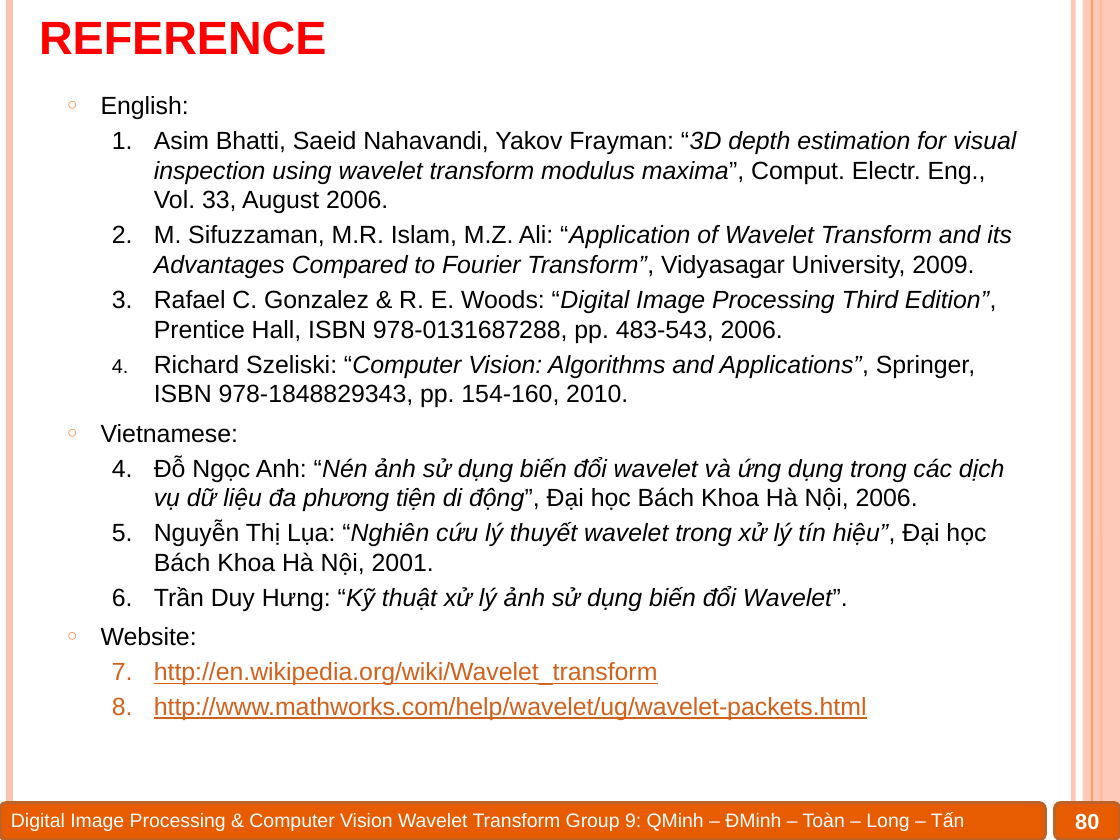
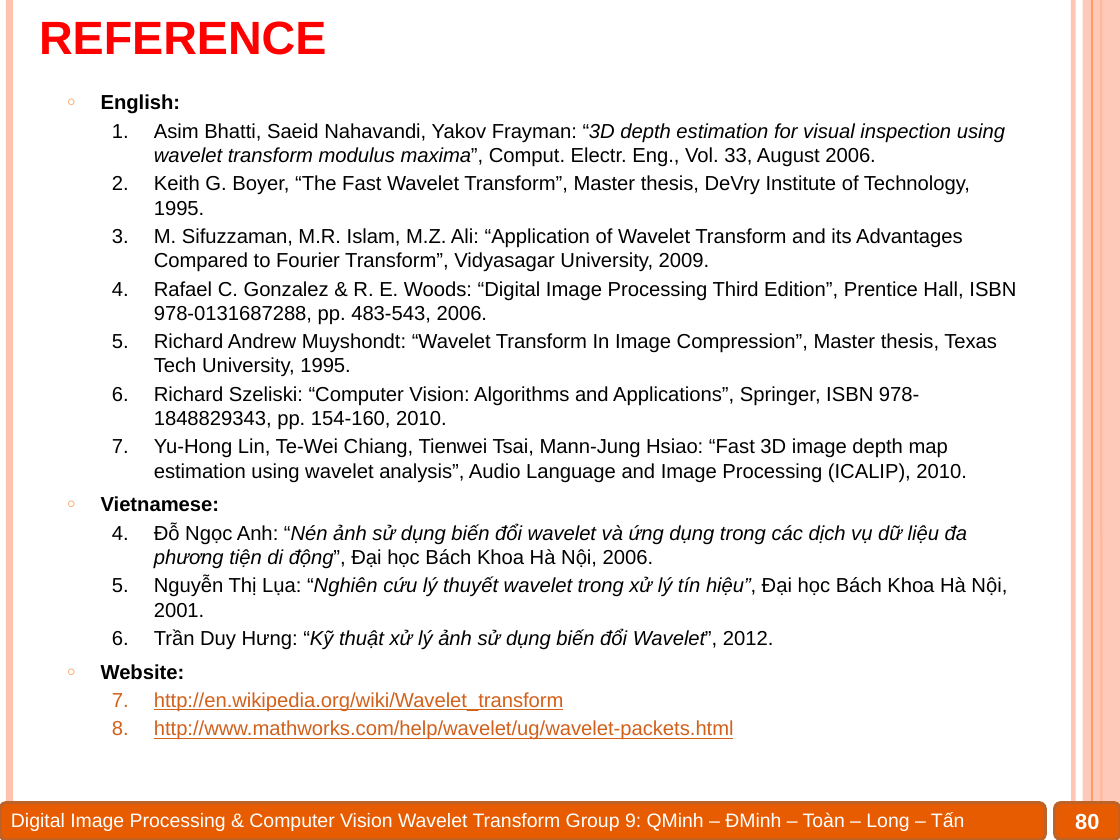
Before and after one commit to Alex7Huynh/dip-g9, a slide deck: slide 80 of 6. PPT/Wavelet transform.pptx. Drawn at 1120x840 pixels with LibreOffice and Linux fonts; fonts in the diff are those of the drawing. Boxes give left, top, right and bottom in pixels: in the first picture for what was removed or moved away, otherwise in the second. Text is boxed around its words. In the diff, an @@ line names an element or a change of style, - is before the commit and + after.

Commit message:
Update Report, Slide, Reference.

```diff
--- a/6. PPT/Wavelet transform.pptx
+++ b/6. PPT/Wavelet transform.pptx
@@ text at bbox=[101, 94, 1016, 740]: size 16 to 13 pt in "English:", "Asim Bhatti, Saeid Nahavandi, Yakov Frayman: “3D ...", "M. Sifuzzaman, M.R. Islam, M.Z. Ali: “Application ...", "Rafael C. Gonzalez & R. E. Woods: ..." and 7 more places; bold on in "English:", "Vietnamese:", "Website:"; italic off in "“Application of Wavelet Transform and its Advantages ...", "“Digital Image Processing Third Edition”,", "“Computer Vision: Algorithms and Applications”," @@
@@ text at bbox=[154, 175, 970, 216]: paragraph added @@
+  2. Keith G. Boyer, “The Fast Wavelet Transform”, Master thesis, DeVry Institute of Technology, 1995.
@@ text at bbox=[154, 333, 997, 377]: paragraph added @@
+  5. Richard Andrew Muyshondt: “Wavelet Transform In Image Compression”, Master thesis, Texas Tech University, 1995.
@@ text at bbox=[154, 438, 966, 483]: paragraph added @@
+  7. Yu-Hong Lin, Te-Wei Chiang, Tienwei Tsai, Mann-Jung Hsiao: “Fast 3D image depth map estimation using wavelet analysis”, Audio Language and Image Processing (ICALIP), 2010.
@@ text at bbox=[154, 629, 773, 650]: text changed; size 16 to 13 pt @@
-  6. Trần Duy Hưng: “Kỹ thuật xử lý ảnh sử dụng biến đổi Wavelet”.
+  6. Trần Duy Hưng: “Kỹ thuật xử lý ảnh sử dụng biến đổi Wavelet”, 2012.
```
Also in this commit, not shown: 9 other slides changed, 4 other files.
